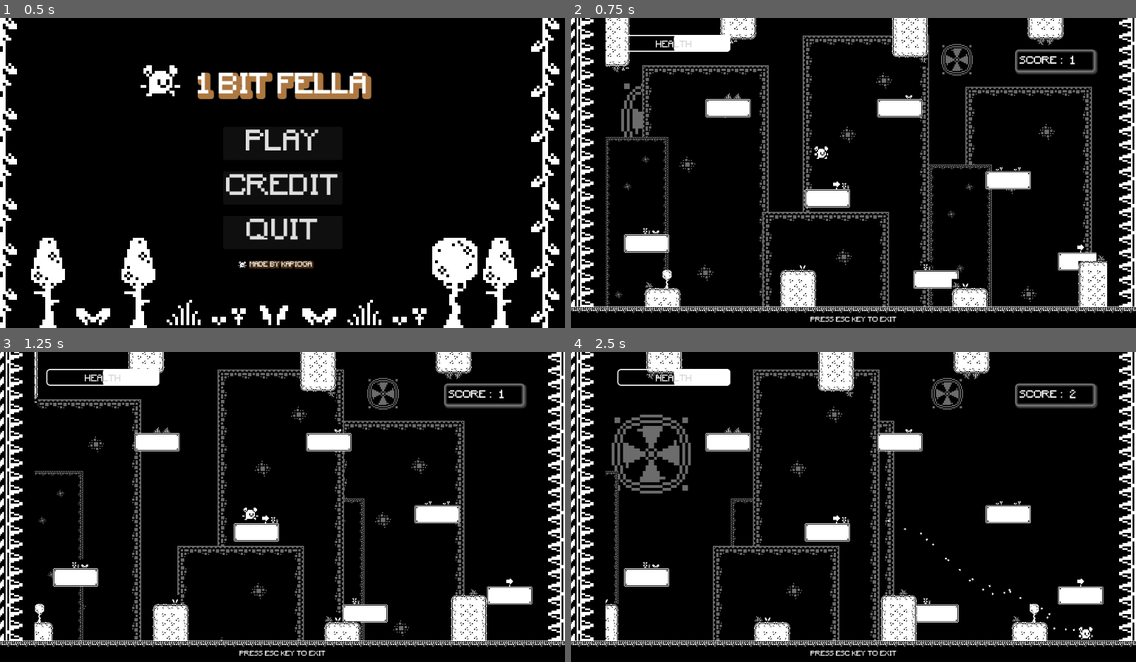
Above: before the commit, frames 1-4 (two rows, left to right).
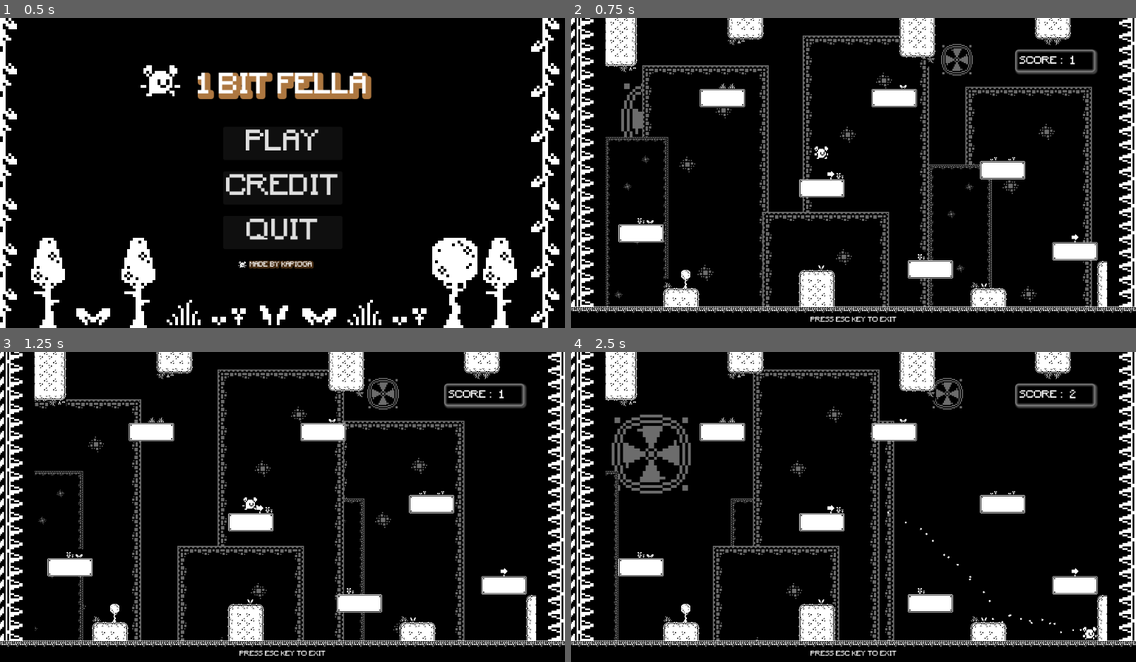
Above: after the commit, the same moments.

Repository: Kapioga/1BitFella
Game: Godot game, scene res://Scenes/main_menu.tscn
The game is run twice, just before and just after one commit, with the same random seed, the same clock (stepped at 60 frames per second) and the same inputs.
Inputs:
- Up to frame 1 (0.5 s): no input
- Up to frame 2 (0.75 s): click "PLAY" at 0.5 s
- Up to frame 3 (1.25 s): no input
- Up to frame 4 (2.5 s): hold Right (Right) from 1.28 s (still down); tap Space (Jump) at 1.52, 2.27 s

Frame 1 is identical in both runs. In frame 2, 9.6% of the frame differs, in the area x 6-95%, y 0-94%; in frame 3, 13%; in frame 4, 14%.

Commit message:
Removed damage and platform para

Diff:
--- a/Scenes/main.tscn
+++ b/Scenes/main.tscn
@@ -153,6 +153,7 @@
 debug_color = Color(0.803922, 0.333333, 0.65098, 0.419608)
 
 [node name="HealthBar" type="CanvasLayer" parent="."]
+visible = false
 
 [node name="HBar" type="ProgressBar" parent="HealthBar"]
 offset_left = 82.0
@@ -164,7 +165,6 @@
 theme_override_fonts/font = ExtResource("5_vpi53")
 theme_override_styles/background = SubResource("StyleBoxFlat_fmktt")
 theme_override_styles/fill = SubResource("StyleBoxFlat_mibc1")
-value = 50.0
 rounded = true
 fill_mode = 1
 show_percentage = false
--- a/Scenes/platforms.tscn
+++ b/Scenes/platforms.tscn
@@ -344,33 +344,43 @@
 10:5/0 = 0
 10:5/0/physics_layer_0/linear_velocity = Vector2(0, 0)
 10:5/0/physics_layer_0/angular_velocity = 0.0
+10:5/0/physics_layer_0/polygon_0/points = PackedVector2Array(-8, -8, 8, -8, 8, 8, -8, 8)
 11:5/0 = 0
 11:5/0/physics_layer_0/linear_velocity = Vector2(0, 0)
 11:5/0/physics_layer_0/angular_velocity = 0.0
+11:5/0/physics_layer_0/polygon_0/points = PackedVector2Array(-8, -8, 8, -8, 8, 8, -8, 8)
 12:5/0 = 0
 12:5/0/physics_layer_0/linear_velocity = Vector2(0, 0)
 12:5/0/physics_layer_0/angular_velocity = 0.0
+12:5/0/physics_layer_0/polygon_0/points = PackedVector2Array(-8, -8, 8, -8, 8, 8, -8, 8)
 13:5/0 = 0
 13:5/0/physics_layer_0/linear_velocity = Vector2(0, 0)
 13:5/0/physics_layer_0/angular_velocity = 0.0
+13:5/0/physics_layer_0/polygon_0/points = PackedVector2Array(-8, -8, 8, -8, 8, 8, -8, 8)
 14:5/0 = 0
 14:5/0/physics_layer_0/linear_velocity = Vector2(0, 0)
 14:5/0/physics_layer_0/angular_velocity = 0.0
+14:5/0/physics_layer_0/polygon_0/points = PackedVector2Array(-8, -8, 8, -8, 8, 8, -8, 8)
 15:5/0 = 0
 15:5/0/physics_layer_0/linear_velocity = Vector2(0, 0)
 15:5/0/physics_layer_0/angular_velocity = 0.0
+15:5/0/physics_layer_0/polygon_0/points = PackedVector2Array(-8, -8, 8, -8, 8, 8, -8, 8)
 16:5/0 = 0
 16:5/0/physics_layer_0/linear_velocity = Vector2(0, 0)
 16:5/0/physics_layer_0/angular_velocity = 0.0
+16:5/0/physics_layer_0/polygon_0/points = PackedVector2Array(-8, -8, 8, -8, 8, 8, -8, 8)
 17:5/0 = 0
 17:5/0/physics_layer_0/linear_velocity = Vector2(0, 0)
 17:5/0/physics_layer_0/angular_velocity = 0.0
+17:5/0/physics_layer_0/polygon_0/points = PackedVector2Array(-8, -8, 8, -8, 8, 8, -8, 8)
 18:5/0 = 0
 18:5/0/physics_layer_0/linear_velocity = Vector2(0, 0)
 18:5/0/physics_layer_0/angular_velocity = 0.0
+18:5/0/physics_layer_0/polygon_0/points = PackedVector2Array(-8, -8, 8, -8, 8, 8, -8, 8)
 19:5/0 = 0
 19:5/0/physics_layer_0/linear_velocity = Vector2(0, 0)
 19:5/0/physics_layer_0/angular_velocity = 0.0
+19:5/0/physics_layer_0/polygon_0/points = PackedVector2Array(-8, -8, 8, -8, 8, 8, -8, 8)
 0:6/0 = 0
 0:6/0/physics_layer_0/linear_velocity = Vector2(0, 0)
 0:6/0/physics_layer_0/angular_velocity = 0.0
@@ -407,33 +417,43 @@
 10:6/0 = 0
 10:6/0/physics_layer_0/linear_velocity = Vector2(0, 0)
 10:6/0/physics_layer_0/angular_velocity = 0.0
+10:6/0/physics_layer_0/polygon_0/points = PackedVector2Array(-8, -8, 8, -8, 8, 8, -8, 8)
 11:6/0 = 0
 11:6/0/physics_layer_0/linear_velocity = Vector2(0, 0)
 11:6/0/physics_layer_0/angular_velocity = 0.0
+11:6/0/physics_layer_0/polygon_0/points = PackedVector2Array(-8, -8, 8, -8, 8, 8, -8, 8)
 12:6/0 = 0
 12:6/0/physics_layer_0/linear_velocity = Vector2(0, 0)
 12:6/0/physics_layer_0/angular_velocity = 0.0
+12:6/0/physics_layer_0/polygon_0/points = PackedVector2Array(-8, -8, 8, -8, 8, 8, -8, 8)
 13:6/0 = 0
 13:6/0/physics_layer_0/linear_velocity = Vector2(0, 0)
 13:6/0/physics_layer_0/angular_velocity = 0.0
+13:6/0/physics_layer_0/polygon_0/points = PackedVector2Array(-8, -8, 8, -8, 8, 8, -8, 8)
 14:6/0 = 0
 14:6/0/physics_layer_0/linear_velocity = Vector2(0, 0)
 14:6/0/physics_layer_0/angular_velocity = 0.0
+14:6/0/physics_layer_0/polygon_0/points = PackedVector2Array(-8, -8, 8, -8, 8, 8, -8, 8)
 15:6/0 = 0
 15:6/0/physics_layer_0/linear_velocity = Vector2(0, 0)
 15:6/0/physics_layer_0/angular_velocity = 0.0
+15:6/0/physics_layer_0/polygon_0/points = PackedVector2Array(-8, -8, 8, -8, 8, 8, -8, 8)
 16:6/0 = 0
 16:6/0/physics_layer_0/linear_velocity = Vector2(0, 0)
 16:6/0/physics_layer_0/angular_velocity = 0.0
+16:6/0/physics_layer_0/polygon_0/points = PackedVector2Array(-8, -8, 8, -8, 8, 8, -8, 8)
 17:6/0 = 0
 17:6/0/physics_layer_0/linear_velocity = Vector2(0, 0)
 17:6/0/physics_layer_0/angular_velocity = 0.0
+17:6/0/physics_layer_0/polygon_0/points = PackedVector2Array(-8, -8, 8, -8, 8, 8, -8, 8)
 18:6/0 = 0
 18:6/0/physics_layer_0/linear_velocity = Vector2(0, 0)
 18:6/0/physics_layer_0/angular_velocity = 0.0
+18:6/0/physics_layer_0/polygon_0/points = PackedVector2Array(-8, -8, 8, -8, 8, 8, -8, 8)
 19:6/0 = 0
 19:6/0/physics_layer_0/linear_velocity = Vector2(0, 0)
 19:6/0/physics_layer_0/angular_velocity = 0.0
+19:6/0/physics_layer_0/polygon_0/points = PackedVector2Array(-8, -8, 8, -8, 8, 8, -8, 8)
 0:7/0 = 0
 0:7/0/physics_layer_0/linear_velocity = Vector2(0, 0)
 0:7/0/physics_layer_0/angular_velocity = 0.0
@@ -458,42 +478,55 @@
 7:7/0 = 0
 7:7/0/physics_layer_0/linear_velocity = Vector2(0, 0)
 7:7/0/physics_layer_0/angular_velocity = 0.0
+7:7/0/physics_layer_0/polygon_0/points = PackedVector2Array(-8, -8, 8, -8, 8, 8, -8, 8)
 8:7/0 = 0
 8:7/0/physics_layer_0/linear_velocity = Vector2(0, 0)
 8:7/0/physics_layer_0/angular_velocity = 0.0
+8:7/0/physics_layer_0/polygon_0/points = PackedVector2Array(-8, -8, 8, -8, 8, 8, -8, 8)
 9:7/0 = 0
 9:7/0/physics_layer_0/linear_velocity = Vector2(0, 0)
 9:7/0/physics_layer_0/angular_velocity = 0.0
+9:7/0/physics_layer_0/polygon_0/points = PackedVector2Array(-8, -8, 8, -8, 8, 8, -8, 8)
 10:7/0 = 0
 10:7/0/physics_layer_0/linear_velocity = Vector2(0, 0)
 10:7/0/physics_layer_0/angular_velocity = 0.0
+10:7/0/physics_layer_0/polygon_0/points = PackedVector2Array(-8, -8, 8, -8, 8, 8, -8, 8)
 11:7/0 = 0
 11:7/0/physics_layer_0/linear_velocity = Vector2(0, 0)
 11:7/0/physics_layer_0/angular_velocity = 0.0
+11:7/0/physics_layer_0/polygon_0/points = PackedVector2Array(-8, -8, 8, -8, 8, 8, -8, 8)
 12:7/0 = 0
 12:7/0/physics_layer_0/linear_velocity = Vector2(0, 0)
 12:7/0/physics_layer_0/angular_velocity = 0.0
+12:7/0/physics_layer_0/polygon_0/points = PackedVector2Array(-8, -8, 8, -8, 8, 8, -8, 8)
 13:7/0 = 0
 13:7/0/physics_layer_0/linear_velocity = Vector2(0, 0)
 13:7/0/physics_layer_0/angular_velocity = 0.0
+13:7/0/physics_layer_0/polygon_0/points = PackedVector2Array(-8, -8, 8, -8, 8, 8, -8, 8)
 14:7/0 = 0
 14:7/0/physics_layer_0/linear_velocity = Vector2(0, 0)
 14:7/0/physics_layer_0/angular_velocity = 0.0
+14:7/0/physics_layer_0/polygon_0/points = PackedVector2Array(-8, -8, 8, -8, 8, 8, -8, 8)
 15:7/0 = 0
 15:7/0/physics_layer_0/linear_velocity = Vector2(0, 0)
 15:7/0/physics_layer_0/angular_velocity = 0.0
+15:7/0/physics_layer_0/polygon_0/points = PackedVector2Array(-8, -8, 8, -8, 8, 8, -8, 8)
 16:7/0 = 0
 16:7/0/physics_layer_0/linear_velocity = Vector2(0, 0)
 16:7/0/physics_layer_0/angular_velocity = 0.0
+16:7/0/physics_layer_0/polygon_0/points = PackedVector2Array(-8, -8, 8, -8, 8, 8, -8, 8)
 17:7/0 = 0
 17:7/0/physics_layer_0/linear_velocity = Vector2(0, 0)
 17:7/0/physics_layer_0/angular_velocity = 0.0
+17:7/0/physics_layer_0/polygon_0/points = PackedVector2Array(-8, -8, 8, -8, 8, 8, -8, 8)
 18:7/0 = 0
 18:7/0/physics_layer_0/linear_velocity = Vector2(0, 0)
 18:7/0/physics_layer_0/angular_velocity = 0.0
+18:7/0/physics_layer_0/polygon_0/points = PackedVector2Array(-8, -8, 8, -8, 8, 8, -8, 8)
 19:7/0 = 0
 19:7/0/physics_layer_0/linear_velocity = Vector2(0, 0)
 19:7/0/physics_layer_0/angular_velocity = 0.0
+19:7/0/physics_layer_0/polygon_0/points = PackedVector2Array(-8, -8, 8, -8, 8, 8, -8, 8)
 0:8/0 = 0
 0:8/0/physics_layer_0/linear_velocity = Vector2(0, 0)
 0:8/0/physics_layer_0/angular_velocity = 0.0
@@ -527,33 +560,43 @@
 10:8/0 = 0
 10:8/0/physics_layer_0/linear_velocity = Vector2(0, 0)
 10:8/0/physics_layer_0/angular_velocity = 0.0
+10:8/0/physics_layer_0/polygon_0/points = PackedVector2Array(-8, -8, 8, -8, 8, 8, -8, 8)
 11:8/0 = 0
 11:8/0/physics_layer_0/linear_velocity = Vector2(0, 0)
 11:8/0/physics_layer_0/angular_velocity = 0.0
+11:8/0/physics_layer_0/polygon_0/points = PackedVector2Array(-8, -8, 8, -8, 8, 8, -8, 8)
 12:8/0 = 0
 12:8/0/physics_layer_0/linear_velocity = Vector2(0, 0)
 12:8/0/physics_layer_0/angular_velocity = 0.0
+12:8/0/physics_layer_0/polygon_0/points = PackedVector2Array(-8, -8, 8, -8, 8, 8, -8, 8)
 13:8/0 = 0
 13:8/0/physics_layer_0/linear_velocity = Vector2(0, 0)
 13:8/0/physics_layer_0/angular_velocity = 0.0
+13:8/0/physics_layer_0/polygon_0/points = PackedVector2Array(-8, -8, 8, -8, 8, 8, -8, 8)
 14:8/0 = 0
 14:8/0/physics_layer_0/linear_velocity = Vector2(0, 0)
 14:8/0/physics_layer_0/angular_velocity = 0.0
+14:8/0/physics_layer_0/polygon_0/points = PackedVector2Array(-8, -8, 8, -8, 8, 8, -8, 8)
 15:8/0 = 0
 15:8/0/physics_layer_0/linear_velocity = Vector2(0, 0)
 15:8/0/physics_layer_0/angular_velocity = 0.0
+15:8/0/physics_layer_0/polygon_0/points = PackedVector2Array(-8, -8, 8, -8, 8, 8, -8, 8)
 16:8/0 = 0
 16:8/0/physics_layer_0/linear_velocity = Vector2(0, 0)
 16:8/0/physics_layer_0/angular_velocity = 0.0
+16:8/0/physics_layer_0/polygon_0/points = PackedVector2Array(-8, -8, 8, -8, 8, 8, -8, 8)
 17:8/0 = 0
 17:8/0/physics_layer_0/linear_velocity = Vector2(0, 0)
 17:8/0/physics_layer_0/angular_velocity = 0.0
+17:8/0/physics_layer_0/polygon_0/points = PackedVector2Array(-8, -8, 8, -8, 8, 8, -8, 8)
 18:8/0 = 0
 18:8/0/physics_layer_0/linear_velocity = Vector2(0, 0)
 18:8/0/physics_layer_0/angular_velocity = 0.0
+18:8/0/physics_layer_0/polygon_0/points = PackedVector2Array(-8, -8, 8, -8, 8, 8, -8, 8)
 19:8/0 = 0
 19:8/0/physics_layer_0/linear_velocity = Vector2(0, 0)
 19:8/0/physics_layer_0/angular_velocity = 0.0
+19:8/0/physics_layer_0/polygon_0/points = PackedVector2Array(-8, -8, 8, -8, 8, 8, -8, 8)
 0:9/0 = 0
 0:9/0/physics_layer_0/linear_velocity = Vector2(0, 0)
 0:9/0/physics_layer_0/angular_velocity = 0.0
@@ -602,18 +645,23 @@
 15:9/0 = 0
 15:9/0/physics_layer_0/linear_velocity = Vector2(0, 0)
 15:9/0/physics_layer_0/angular_velocity = 0.0
+15:9/0/physics_layer_0/polygon_0/points = PackedVector2Array(-8, -8, 8, -8, 8, 8, -8, 8)
 16:9/0 = 0
 16:9/0/physics_layer_0/linear_velocity = Vector2(0, 0)
 16:9/0/physics_layer_0/angular_velocity = 0.0
+16:9/0/physics_layer_0/polygon_0/points = PackedVector2Array(-8, -8, 8, -8, 8, 8, -8, 8)
 17:9/0 = 0
 17:9/0/physics_layer_0/linear_velocity = Vector2(0, 0)
 17:9/0/physics_layer_0/angular_velocity = 0.0
+17:9/0/physics_layer_0/polygon_0/points = PackedVector2Array(-8, -8, 8, -8, 8, 8, -8, 8)
 18:9/0 = 0
 18:9/0/physics_layer_0/linear_velocity = Vector2(0, 0)
 18:9/0/physics_layer_0/angular_velocity = 0.0
+18:9/0/physics_layer_0/polygon_0/points = PackedVector2Array(-8, -8, 8, -8, 8, 8, -8, 8)
 19:9/0 = 0
 19:9/0/physics_layer_0/linear_velocity = Vector2(0, 0)
 19:9/0/physics_layer_0/angular_velocity = 0.0
+19:9/0/physics_layer_0/polygon_0/points = PackedVector2Array(-8, -8, 8, -8, 8, 8, -8, 8)
 0:10/0 = 0
 0:10/0/physics_layer_0/linear_velocity = Vector2(0, 0)
 0:10/0/physics_layer_0/angular_velocity = 0.0
@@ -662,18 +710,23 @@
 15:10/0 = 0
 15:10/0/physics_layer_0/linear_velocity = Vector2(0, 0)
 15:10/0/physics_layer_0/angular_velocity = 0.0
+15:10/0/physics_layer_0/polygon_0/points = PackedVector2Array(-8, -8, 8, -8, 8, 8, -8, 8)
 16:10/0 = 0
 16:10/0/physics_layer_0/linear_velocity = Vector2(0, 0)
 16:10/0/physics_layer_0/angular_velocity = 0.0
+16:10/0/physics_layer_0/polygon_0/points = PackedVector2Array(-8, -8, 8, -8, 8, 8, -8, 8)
 17:10/0 = 0
 17:10/0/physics_layer_0/linear_velocity = Vector2(0, 0)
 17:10/0/physics_layer_0/angular_velocity = 0.0
+17:10/0/physics_layer_0/polygon_0/points = PackedVector2Array(-8, -8, 8, -8, 8, 8, -8, 8)
 18:10/0 = 0
 18:10/0/physics_layer_0/linear_velocity = Vector2(0, 0)
 18:10/0/physics_layer_0/angular_velocity = 0.0
+18:10/0/physics_layer_0/polygon_0/points = PackedVector2Array(-8, -8, 8, -8, 8, 8, -8, 8)
 19:10/0 = 0
 19:10/0/physics_layer_0/linear_velocity = Vector2(0, 0)
 19:10/0/physics_layer_0/angular_velocity = 0.0
+19:10/0/physics_layer_0/polygon_0/points = PackedVector2Array(-8, -8, 8, -8, 8, 8, -8, 8)
 0:11/0 = 0
 0:11/0/physics_layer_0/linear_velocity = Vector2(0, 0)
 0:11/0/physics_layer_0/angular_velocity = 0.0
@@ -722,18 +775,23 @@
 15:11/0 = 0
 15:11/0/physics_layer_0/linear_velocity = Vector2(0, 0)
 15:11/0/physics_layer_0/angular_velocity = 0.0
+15:11/0/physics_layer_0/polygon_0/points = PackedVector2Array(-8, -8, 8, -8, 8, 8, -8, 8)
 16:11/0 = 0
 16:11/0/physics_layer_0/linear_velocity = Vector2(0, 0)
 16:11/0/physics_layer_0/angular_velocity = 0.0
+16:11/0/physics_layer_0/polygon_0/points = PackedVector2Array(-8, -8, 8, -8, 8, 8, -8, 8)
 17:11/0 = 0
 17:11/0/physics_layer_0/linear_velocity = Vector2(0, 0)
 17:11/0/physics_layer_0/angular_velocity = 0.0
+17:11/0/physics_layer_0/polygon_0/points = PackedVector2Array(-8, -8, 8, -8, 8, 8, -8, 8)
 18:11/0 = 0
 18:11/0/physics_layer_0/linear_velocity = Vector2(0, 0)
 18:11/0/physics_layer_0/angular_velocity = 0.0
+18:11/0/physics_layer_0/polygon_0/points = PackedVector2Array(-8, -8, 8, -8, 8, 8, -8, 8)
 19:11/0 = 0
 19:11/0/physics_layer_0/linear_velocity = Vector2(0, 0)
 19:11/0/physics_layer_0/angular_velocity = 0.0
+19:11/0/physics_layer_0/polygon_0/points = PackedVector2Array(-8, -8, 8, -8, 8, 8, -8, 8)
 0:12/0 = 0
 0:12/0/physics_layer_0/linear_velocity = Vector2(0, 0)
 0:12/0/physics_layer_0/angular_velocity = 0.0
@@ -782,18 +840,23 @@
 15:12/0 = 0
 15:12/0/physics_layer_0/linear_velocity = Vector2(0, 0)
 15:12/0/physics_layer_0/angular_velocity = 0.0
+15:12/0/physics_layer_0/polygon_0/points = PackedVector2Array(-8, -8, 8, -8, 8, 8, -8, 8)
 16:12/0 = 0
 16:12/0/physics_layer_0/linear_velocity = Vector2(0, 0)
 16:12/0/physics_layer_0/angular_velocity = 0.0
+16:12/0/physics_layer_0/polygon_0/points = PackedVector2Array(-8, -8, 8, -8, 8, 8, -8, 8)
 17:12/0 = 0
 17:12/0/physics_layer_0/linear_velocity = Vector2(0, 0)
 17:12/0/physics_layer_0/angular_velocity = 0.0
+17:12/0/physics_layer_0/polygon_0/points = PackedVector2Array(-8, -8, 8, -8, 8, 8, -8, 8)
 18:12/0 = 0
 18:12/0/physics_layer_0/linear_velocity = Vector2(0, 0)
 18:12/0/physics_layer_0/angular_velocity = 0.0
+18:12/0/physics_layer_0/polygon_0/points = PackedVector2Array(-8, -8, 8, -8, 8, 8, -8, 8)
 19:12/0 = 0
 19:12/0/physics_layer_0/linear_velocity = Vector2(0, 0)
 19:12/0/physics_layer_0/angular_velocity = 0.0
+19:12/0/physics_layer_0/polygon_0/points = PackedVector2Array(-8, -8, 8, -8, 8, 8, -8, 8)
 0:13/0 = 0
 0:13/0/physics_layer_0/linear_velocity = Vector2(0, 0)
 0:13/0/physics_layer_0/angular_velocity = 0.0
@@ -842,18 +905,23 @@
 15:13/0 = 0
 15:13/0/physics_layer_0/linear_velocity = Vector2(0, 0)
 15:13/0/physics_layer_0/angular_velocity = 0.0
+15:13/0/physics_layer_0/polygon_0/points = PackedVector2Array(-8, -8, 8, -8, 8, 8, -8, 8)
 16:13/0 = 0
 16:13/0/physics_layer_0/linear_velocity = Vector2(0, 0)
 16:13/0/physics_layer_0/angular_velocity = 0.0
+16:13/0/physics_layer_0/polygon_0/points = PackedVector2Array(-8, -8, 8, -8, 8, 8, -8, 8)
 17:13/0 = 0
 17:13/0/physics_layer_0/linear_velocity = Vector2(0, 0)
 17:13/0/physics_layer_0/angular_velocity = 0.0
+17:13/0/physics_layer_0/polygon_0/points = PackedVector2Array(-8, -8, 8, -8, 8, 8, -8, 8)
 18:13/0 = 0
 18:13/0/physics_layer_0/linear_velocity = Vector2(0, 0)
 18:13/0/physics_layer_0/angular_velocity = 0.0
+18:13/0/physics_layer_0/polygon_0/points = PackedVector2Array(-8, -8, 8, -8, 8, 8, -8, 8)
 19:13/0 = 0
 19:13/0/physics_layer_0/linear_velocity = Vector2(0, 0)
 19:13/0/physics_layer_0/angular_velocity = 0.0
+19:13/0/physics_layer_0/polygon_0/points = PackedVector2Array(-8, -8, 8, -8, 8, 8, -8, 8)
 0:14/0 = 0
 0:14/0/physics_layer_0/linear_velocity = Vector2(0, 0)
 0:14/0/physics_layer_0/angular_velocity = 0.0
@@ -902,18 +970,23 @@
 15:14/0 = 0
 15:14/0/physics_layer_0/linear_velocity = Vector2(0, 0)
 15:14/0/physics_layer_0/angular_velocity = 0.0
+15:14/0/physics_layer_0/polygon_0/points = PackedVector2Array(-8, -8, 8, -8, 8, 8, -8, 8)
 16:14/0 = 0
 16:14/0/physics_layer_0/linear_velocity = Vector2(0, 0)
 16:14/0/physics_layer_0/angular_velocity = 0.0
+16:14/0/physics_layer_0/polygon_0/points = PackedVector2Array(-8, -8, 8, -8, 8, 8, -8, 8)
 17:14/0 = 0
 17:14/0/physics_layer_0/linear_velocity = Vector2(0, 0)
 17:14/0/physics_layer_0/angular_velocity = 0.0
+17:14/0/physics_layer_0/polygon_0/points = PackedVector2Array(-8, -8, 8, -8, 8, 8, -8, 8)
 18:14/0 = 0
 18:14/0/physics_layer_0/linear_velocity = Vector2(0, 0)
 18:14/0/physics_layer_0/angular_velocity = 0.0
+18:14/0/physics_layer_0/polygon_0/points = PackedVector2Array(-8, -8, 8, -8, 8, 8, -8, 8)
 19:14/0 = 0
 19:14/0/physics_layer_0/linear_velocity = Vector2(0, 0)
 19:14/0/physics_layer_0/angular_velocity = 0.0
+19:14/0/physics_layer_0/polygon_0/points = PackedVector2Array(-8, -8, 8, -8, 8, 8, -8, 8)
 0:15/0 = 0
 0:15/0/physics_layer_0/linear_velocity = Vector2(0, 0)
 0:15/0/physics_layer_0/angular_velocity = 0.0
@@ -962,18 +1035,23 @@
 15:15/0 = 0
 15:15/0/physics_layer_0/linear_velocity = Vector2(0, 0)
 15:15/0/physics_layer_0/angular_velocity = 0.0
+15:15/0/physics_layer_0/polygon_0/points = PackedVector2Array(-8, -8, 8, -8, 8, 8, -8, 8)
 16:15/0 = 0
 16:15/0/physics_layer_0/linear_velocity = Vector2(0, 0)
 16:15/0/physics_layer_0/angular_velocity = 0.0
+16:15/0/physics_layer_0/polygon_0/points = PackedVector2Array(-8, -8, 8, -8, 8, 8, -8, 8)
 17:15/0 = 0
 17:15/0/physics_layer_0/linear_velocity = Vector2(0, 0)
 17:15/0/physics_layer_0/angular_velocity = 0.0
+17:15/0/physics_layer_0/polygon_0/points = PackedVector2Array(-8, -8, 8, -8, 8, 8, -8, 8)
 18:15/0 = 0
 18:15/0/physics_layer_0/linear_velocity = Vector2(0, 0)
 18:15/0/physics_layer_0/angular_velocity = 0.0
+18:15/0/physics_layer_0/polygon_0/points = PackedVector2Array(-8, -8, 8, -8, 8, 8, -8, 8)
 19:15/0 = 0
 19:15/0/physics_layer_0/linear_velocity = Vector2(0, 0)
 19:15/0/physics_layer_0/angular_velocity = 0.0
+19:15/0/physics_layer_0/polygon_0/points = PackedVector2Array(-8, -8, 8, -8, 8, 8, -8, 8)
 0:16/0 = 0
 0:16/0/physics_layer_0/linear_velocity = Vector2(0, 0)
 0:16/0/physics_layer_0/angular_velocity = 0.0
@@ -1022,18 +1100,23 @@
 15:16/0 = 0
 15:16/0/physics_layer_0/linear_velocity = Vector2(0, 0)
 15:16/0/physics_layer_0/angular_velocity = 0.0
+15:16/0/physics_layer_0/polygon_0/points = PackedVector2Array(-8, -8, 8, -8, 8, 8, -8, 8)
 16:16/0 = 0
 16:16/0/physics_layer_0/linear_velocity = Vector2(0, 0)
 16:16/0/physics_layer_0/angular_velocity = 0.0
+16:16/0/physics_layer_0/polygon_0/points = PackedVector2Array(-8, -8, 8, -8, 8, 8, -8, 8)
 17:16/0 = 0
 17:16/0/physics_layer_0/linear_velocity = Vector2(0, 0)
 17:16/0/physics_layer_0/angular_velocity = 0.0
+17:16/0/physics_layer_0/polygon_0/points = PackedVector2Array(-8, -8, 8, -8, 8, 8, -8, 8)
 18:16/0 = 0
 18:16/0/physics_layer_0/linear_velocity = Vector2(0, 0)
 18:16/0/physics_layer_0/angular_velocity = 0.0
+18:16/0/physics_layer_0/polygon_0/points = PackedVector2Array(-8, -8, 8, -8, 8, 8, -8, 8)
 19:16/0 = 0
 19:16/0/physics_layer_0/linear_velocity = Vector2(0, 0)
 19:16/0/physics_layer_0/angular_velocity = 0.0
+19:16/0/physics_layer_0/polygon_0/points = PackedVector2Array(-8, -8, 8, -8, 8, 8, -8, 8)
 0:17/0 = 0
 0:17/0/physics_layer_0/linear_velocity = Vector2(0, 0)
 0:17/0/physics_layer_0/angular_velocity = 0.0
@@ -1243,17 +1326,15 @@
 [node name="ParallaxBackground" type="ParallaxBackground" parent="."]
 
 [node name="H_Platform" type="ParallaxLayer" parent="ParallaxBackground"]
-motion_mirroring = Vector2(1000, 0)
 
 [node name="H_Platforms" type="TileMap" parent="ParallaxBackground/H_Platform"]
 position = Vector2(-12, -18)
 tile_set = SubResource("TileSet_s0mua")
-collision_animatable = true
 format = 2
+layer_0/name = "Platform Layer"
 layer_0/tile_data = PackedInt32Array(589839, 917504, 17, 655375, 917504, 19, 589840, 983040, 17, 655376, 983040, 19, 58 …(1809 unchanged characters)…
 
 [node name="V_Platform" type="ParallaxLayer" parent="ParallaxBackground"]
-motion_mirroring = Vector2(1000, 0)
 
 [node name="V_Platforms" type="TileMap" parent="ParallaxBackground/V_Platform"]
 position = Vector2(-45, 47)
@@ -1262,7 +1343,6 @@
 layer_0/tile_data = PackedInt32Array(1769486, 524288, 4, 1835022, 524288, 5, 1900558, 524288, 5, 1966094, 524288, 5, 20 …(4542 unchanged characters)…
 
 [node name="V_Platform_Top" type="ParallaxLayer" parent="ParallaxBackground"]
-motion_mirroring = Vector2(1000, 0)
 
 [node name="V_PlatformsTop" type="TileMap" parent="ParallaxBackground/V_Platform_Top"]
 position = Vector2(1093, 470)
--- a/Scenes/player.tscn
+++ b/Scenes/player.tscn
@@ -72,7 +72,10 @@
 }]
 
 [sub_resource type="RectangleShape2D" id="RectangleShape2D_rc584"]
-size = Vector2(7.6, 6.4)
+size = Vector2(5.4, 5)
+
+[sub_resource type="RectangleShape2D" id="RectangleShape2D_20ry4"]
+size = Vector2(8.4, 6.2)
 
 [node name="Player" type="CharacterBody2D"]
 script = ExtResource("1_0ra6m")
@@ -91,8 +94,7 @@
 frame_progress = 0.887415
 
 [node name="CollisionShape2D" type="CollisionShape2D" parent="."]
-visible = false
-position = Vector2(-4.76837e-07, 1)
+position = Vector2(-1.5, 4.5)
 scale = Vector2(5, 5)
 shape = SubResource("RectangleShape2D_rc584")
 
@@ -100,9 +102,9 @@
 scale = Vector2(2, 2)
 
 [node name="CollisionShape2D2" type="CollisionShape2D" parent="Area2D"]
-position = Vector2(-1.5, 1)
+position = Vector2(-0.5, 0.75)
 scale = Vector2(2.5, 2.5)
-shape = SubResource("RectangleShape2D_rc584")
+shape = SubResource("RectangleShape2D_20ry4")
 
 [node name="DamageSFX" type="AudioStreamPlayer2D" parent="."]
 stream = ExtResource("3_olyr0")
--- a/Scripts/platforms.gd
+++ b/Scripts/platforms.gd
@@ -14,6 +14,7 @@
 func _process(delta):
 
 	# Moves tiled parallax assets
-	h_platform.motion_offset.x -= 100 *delta
-	v_platform.motion_offset.x -= 200 *delta
-	v_platform_top.motion_offset.x -= 75 *delta
+	#h_platform.motion_offset.x += 20 *delta
+	#v_platform.motion_offset.x -= 20 *delta
+	#v_platform_top.motion_offset.x -= 5 *delta
+	pass
--- a/Scripts/player.gd
+++ b/Scripts/player.gd
@@ -60,11 +60,12 @@
 
 # Spike Wall detect and damage
 func entered_spike_wall(area):
-	player_health = h_bar.value
-	player_health -= player_damage
-	damage_sfx.play()
-	h_bar.value = player_health
+	get_tree().change_scene_to_file("res://Scenes/main_menu.tscn")
+	#player_health = h_bar.value
+	#player_health -= player_damage
+	#damage_sfx.play()
+	#h_bar.value = player_health
 
 	# Changes to credit screen if low health
-	if player_health == 0:
-		get_tree().change_scene_to_file("res://Scenes/credit_menu.tscn")
+	#if player_health == 0:
+		#get_tree().change_scene_to_file("res://Scenes/credit_menu.tscn")
Not shown: 1 places in Scenes/player.tscn that only renumber resources
